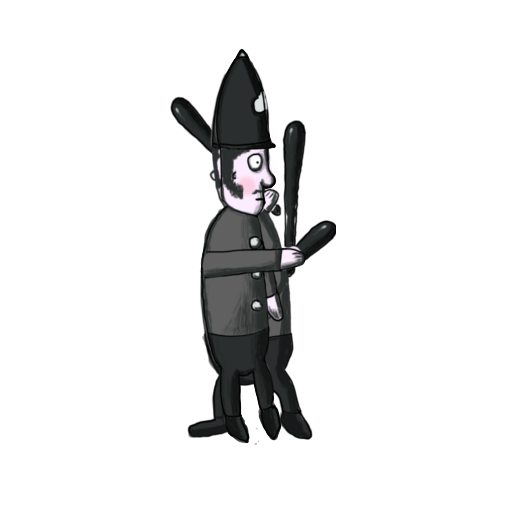
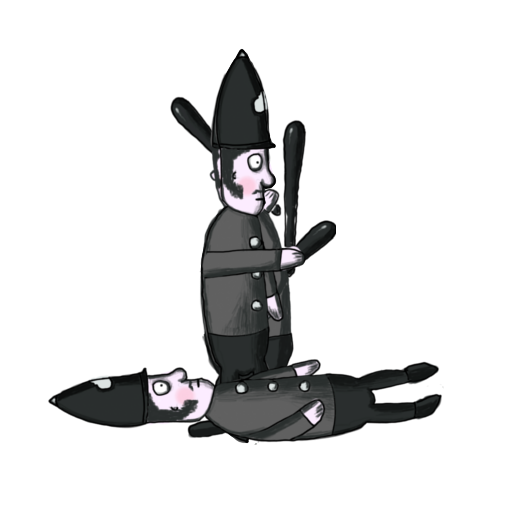
The second 512 x 512 image is a revision of the first. Changes to its layers:
added group "dead" with 1 layers above "point" over [48, 359, 444, 443]
added layer "police2.png copy" in group "dead" over [48, 359, 444, 443]
